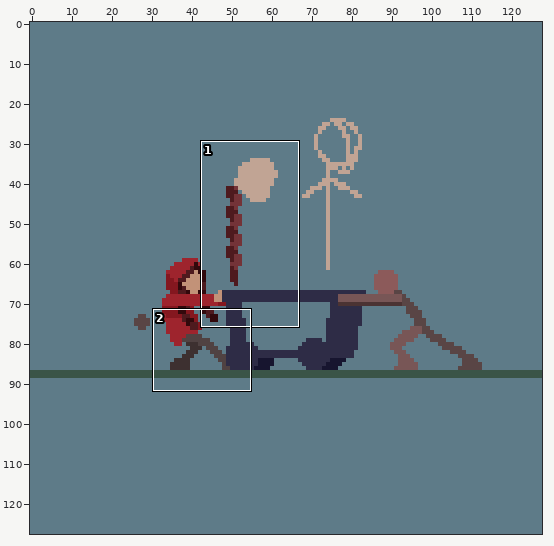
A pixel-art file gets an edit: Assets/Graphics/Characters/fanart.aseprite. Above, an overview of the earlier version with the close-up marked.
Close-up. Before:
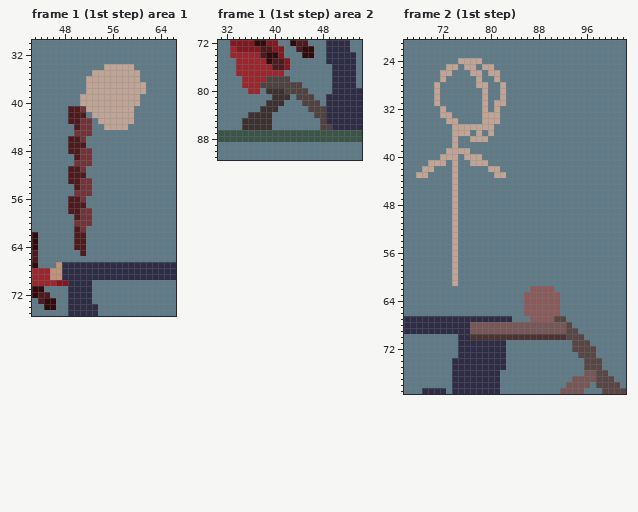
128x128 pixels, 17 frames. Shown: frame 1 (1st step) area 1: x 43..66, y 30..75; frame 1 (1st step) area 2: x 31..54, y 72..91; frame 2 (1st step): x 66..102, y 21..79. The commit also changed other frames or places, which this record leaves out.
And afterwards:
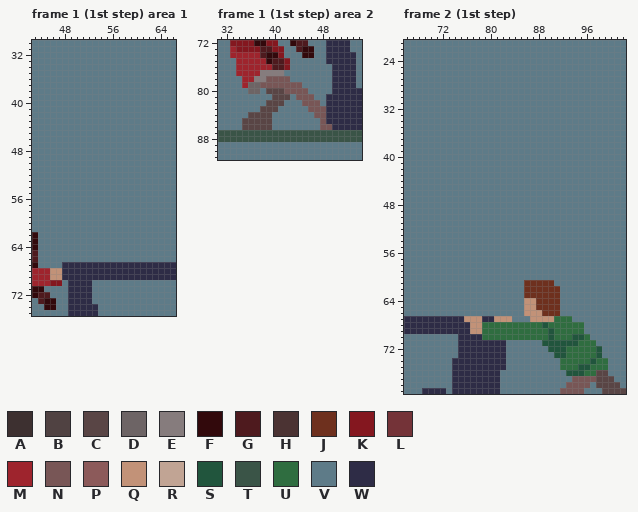
Palette (. is transparent): A #3d3030  B #504242  C #594545  D #6d6465  E #867c7d  F #32090c  G #4e1a1e  H #4b3333  J #6e301e  K #84171f  L #743338  M #9e242d  N #785656  P #8c5a5a  Q #c29278  R #c1a494  S #21553d  T #3a5447  U #2f6d40  V #5e7b88  W #2e2c46
From old to new:
layer "trash/Layer 1" now hidden
layer "trash/Layer 3" now hidden
layer "trash/Layer 1 #2" now hidden
Changed rows in their new state; - is an unchanged pixel.
Frame 1 (1st step) area 1:
first column x 46:
34 ---------VVVVV--
35 -------VVVVVVVV-
36 ------VVVVVVVVV-
37 ------VVVVVVVVVV
38 ------VVVVVVVVVV
39 -----VVVVVVVVVV-
40 -----VVVVVVVVVV-
41 ---VVVVVVVVVVV--
42 ---VVV-VVVVVVV--
43 ---VVVV-VVVVVV--
44 ----VVV--VVVV---
45 ----VVV---------
46 ---VVV----------
47 ---VVV----------
48 ---VVVV---------
49 ----VVV---------
50 ----VVV---------
51 ---VVV----------
52 ---VVV----------
53 ---VVVV---------
54 ----VVV---------
55 ----VVV---------
56 ---VVV----------
57 ---VVV----------
58 ---VVVV---------
59 ----VVV---------
60 ----VVV---------
61 ----VV----------
62 ----VV----------
63 ----VV----------
64 ----VV----------
65 -----V----------
67 -V--------------
70 K-V-------------
Frame 1 (1st step) area 2, layer "girl":
first column x 35:
77 ---EEEE--------
78 --EENNNN-------
79 -DDNNNNNNN-----
80 -DD-CCCNNNN----
81 -----CCC-NNN---
82 ----CCC---NNN--
83 ---CCC-----NNN-
84 -CCCC-------NN-
85 CCCCC--------N-
86 CCCCC--------NN
Frame 2 (1st step):
first column x 68:
24 -------VVVV---------------------
25 -----VV-VV-VV-------------------
26 ----VV---VV-VV------------------
27 ----V-----V--V------------------
28 ---V------VV--V-----------------
29 ---V-------V--V-----------------
30 ---V-------V--V-----------------
31 ---V-------V-VV-----------------
32 ----V------V-V------------------
33 ----VV-----VVV------------------
34 -----VV----VVV------------------
35 ------VVVVVVV-------------------
36 ------VVV-V-V-------------------
37 ------V--VVV--------------------
38 ------V-------------------------
39 -----VVVV-----------------------
40 ----VVV-VVV---------------------
41 --VVV-V--VVV--------------------
42 -VV---V-----VV------------------
43 VV----V------VV-----------------
44 ------V-------------------------
45 ------V-------------------------
46 ------V-------------------------
47 ------V-------------------------
48 ------V-------------------------
49 ------V-------------------------
50 ------V-------------------------
51 ------V-------------------------
52 ------V-------------------------
53 ------V-------------------------
54 ------V-------------------------
55 ------V-------------------------
56 ------V-------------------------
57 ------V-------------------------
58 ------V-------------------------
59 ------V-------------------------
60 ------V-------------------------
61 ------V-----------JJJJJ---------
62 ------------------JJJJJJ--------
63 ------------------JJJJJJ--------
64 ------------------QQJJJJ--------
65 ------------------QQJJJJ--------
66 ------------------QQQJJJ--------
67 --------QQQ--QQQ---QQQQUUU------
68 ---------QQUUUUUUUUUUSUUUUUU----
69 ---------QQUUUUUUUUUUUSUUUUU----
70 ---------WWUUUUUUUUUUUSUUUSSU---
71 ---------------------SSSSSSUUU--
72 ----------------------SSSUUUUUS-
73 -----------------------SSUUUUUS-
74 ------------------------UUUUUSUU
75 ------------------------UUUSSUUU
76 -------------------------SSSUU--
